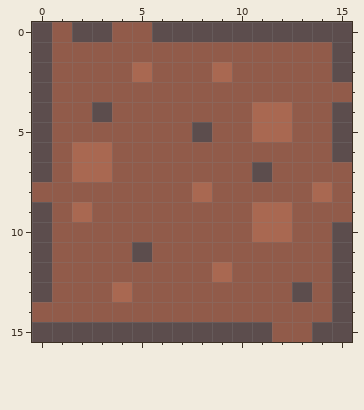
File history of a pixel-art sprite, Assets/Sprites/GT1.png. This is how it looked before the edit.
The file is 16x16 pixels.
And afterwards:
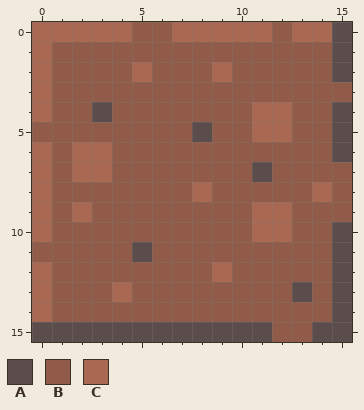
Palette (. is transparent): A #5c4d4d  B #915b4a  C #a96851
Changes in this commit:
Colour B replaces colour A in row 0 at x 6 and 12; in row 5 at x 0; in row 11 at x 0.
Colour C replaces colour A in row 0 at x 0, 2 to 3, 7 to 11 and 13 to 14; in rows 1 to 4 at x 0; in rows 6 to 7 at x 0; in rows 9 to 10 at x 0; in rows 12 to 13 at x 0.
Colour C replaces colour B in row 0 at x 1 and 4; in row 8 at x 0; in row 14 at x 0.
